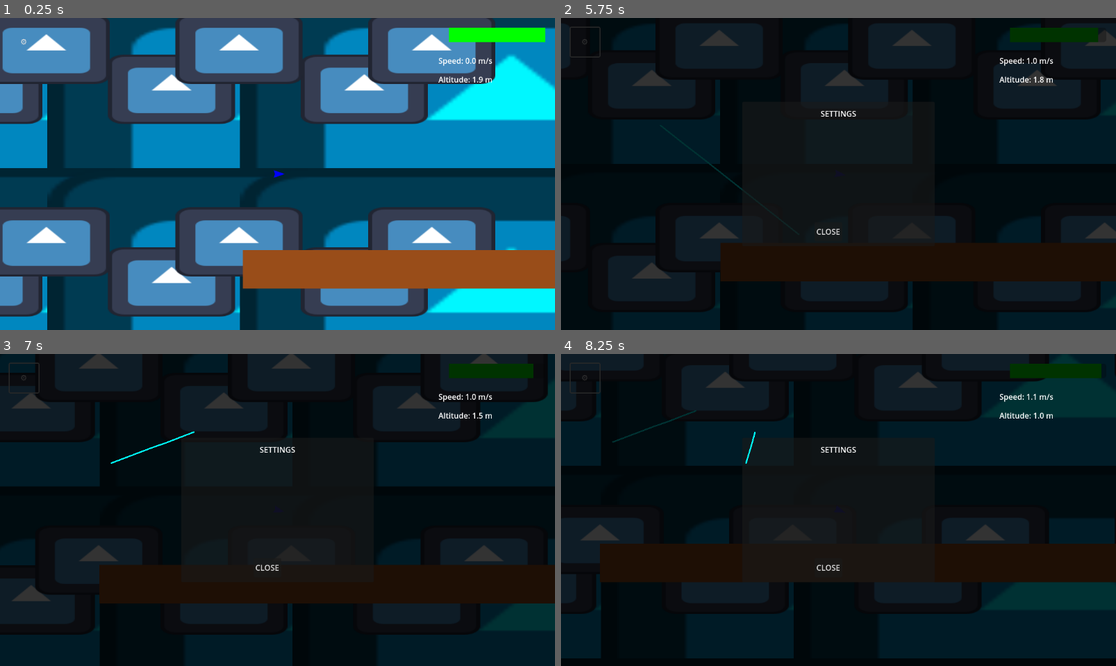
Above: before the commit, frames 1-4 (two rows, left to right).
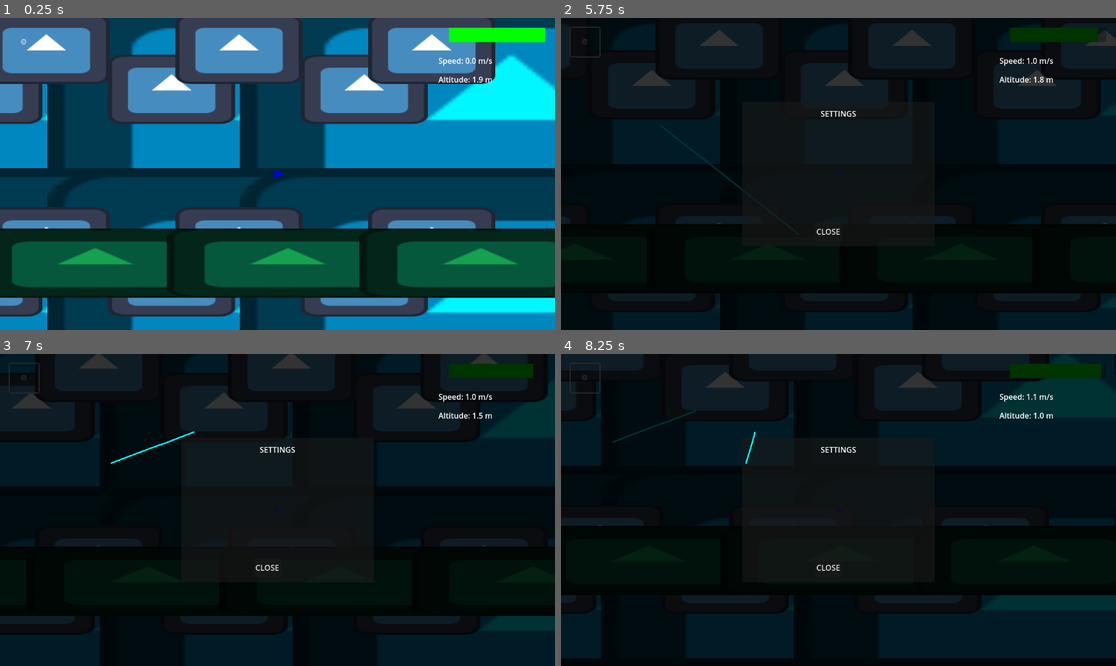
Above: after the commit, the same moments.

Repository: STUDIO-SINOKAYO/planegame
Game: Godot game, scene res://Scenes/level.tscn
The game is run twice, just before and just after one commit, with the same random seed, the same clock (stepped at 60 frames per second) and the same inputs. The engine's default icon, where the game draws it, is replaced by a stand-in: a white triangle on a blue panel in a dark square.
Inputs (mouse positions are in pixels of both pictures, inside the frame that each line leads up to):
- Up to frame 1 (0.25 s): no input
- Up to frame 2 (5.75 s): click "⚙️" at 0.5 s; click "⚙️" at 1.25 s; click "⚙️" at 2 s; tap Enter at 2.75 s; move the mouse to (960, 158) at 2.77 s; click (960, 158) at 2.92 s; tap Space at 3.5 s; drag from (727, 189) to (810, 236) at 3.52 s; move the mouse to (894, 105) at 4.27 s; click (894, 105) at 4.42 s; drag from (810, 236) to (672, 127) at 5.02 s
- Up to frame 3 (7 s): move the mouse to (444, 556) at 5.77 s; click (444, 556) at 5.92 s; drag from (111, 463) to (194, 432) at 6.52 s
- Up to frame 4 (8.25 s): move the mouse to (866, 510) at 7.27 s; click (866, 510) at 7.42 s; drag from (755, 432) to (727, 525) at 8.02 s

The runs differ from the first frame. In frame 1, 22% of the frame differs, in the area x 0-100%, y 67-90%; in frame 2, 14%; in frame 3, 14%; in frame 4, 13%.

Commit message:
added grass

Diff:
--- a/Scenes/level.tscn
+++ b/Scenes/level.tscn
@@ -26,6 +26,17 @@
 [node name="Sprite2D3" type="Sprite2D" parent="Parallax2D"]
 position = Vector2(792, 148)
 scale = Vector2(2.0625, 1.125)
+texture = ExtResource("2_81xng")
+
+[node name="Parallax2D2" type="Parallax2D" parent="."]
+repeat_size = Vector2(400, 0)
+autoscroll = Vector2(1, 1)
+repeat_times = 4
+
+[node name="Sprite2D3" type="Sprite2D" parent="Parallax2D2"]
+modulate = Color(0.0827665, 0.632311, 0.315415, 1)
+position = Vector2(493.5, 592)
+scale = Vector2(3.92969, 1.125)
 texture = ExtResource("2_81xng")
 
 [node name="Plane" type="CharacterBody2D" parent="."]
@@ -196,19 +207,6 @@
 offset_right = 40.0
 offset_bottom = 62.0
 
-[node name="Ground" type="ColorRect" parent="."]
-anchors_preset = 14
-anchor_top = 0.5
-anchor_right = 1.0
-anchor_bottom = 0.5
-offset_top = 565.0
-offset_right = 1152.0
-offset_bottom = 645.0
-grow_horizontal = 2
-grow_vertical = 2
-size_flags_vertical = 8
-color = Color(0.6, 0.3, 0.1, 1)
-
 [connection signal="game_over" from="Plane" to="." method="_on_game_over"]
 [connection signal="pressed" from="UI/SettingsButton" to="." method="_on_settings_pressed"]
 [connection signal="pressed" from="UI/GameOverScreen/RestartButton" to="." method="_on_restart_pressed"]
